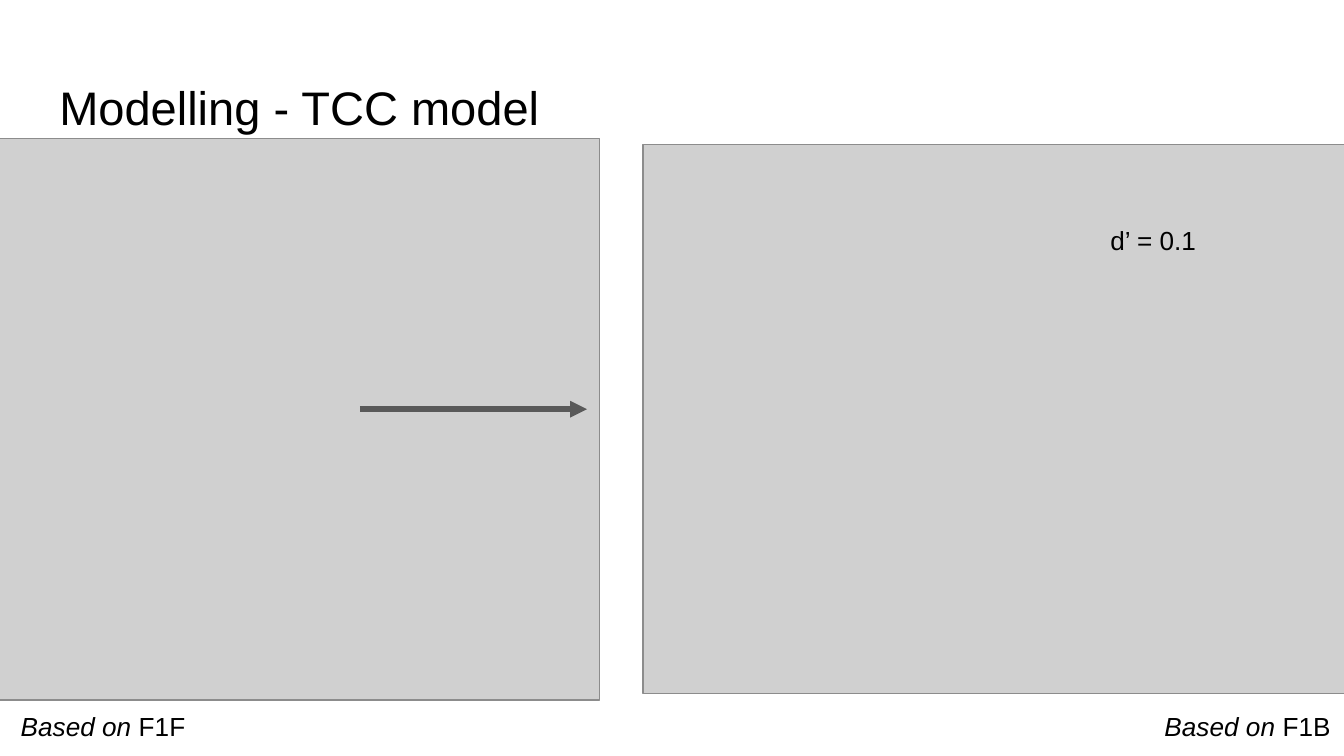
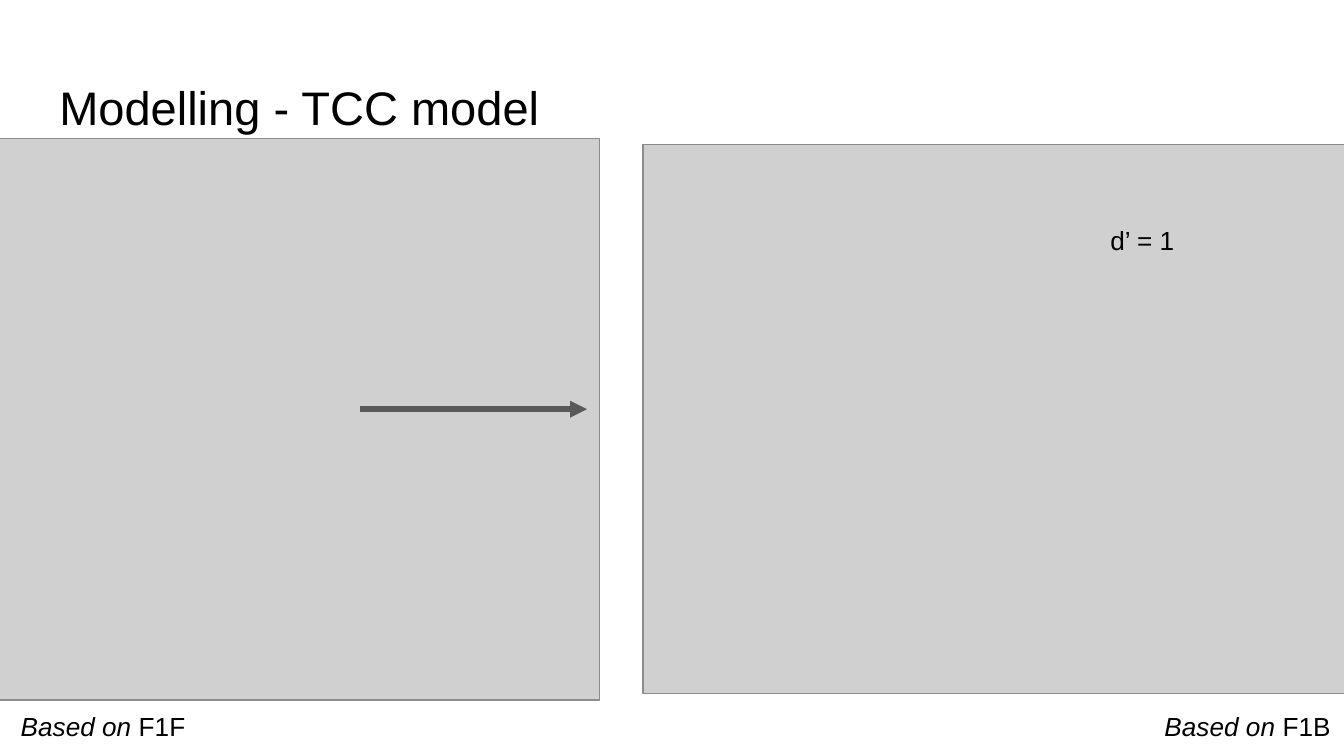
Before and after one commit to NEI-LSR/MacaqueColorCategories, a slide deck: slide 17 of Outputs/Presentations/20221130 Schurgin, Wixted & Brady (2020) LSR JC/20221130 Schurgin, Wixted & Brady (2020) LSR JC.pptx. Drawn at 1344x756 pixels with LibreOffice and Linux fonts; fonts in the diff are those of the drawing; grey boxes stand for pictures. Boxes give left, top, right and bottom in pixels: in the first picture for what was removed or moved away, otherwise in the second. Text is boxed around its words. In the diff, an @@ line names an element or a change of style, - is before the commit and + after.

```diff
--- a/Outputs/Presentations/20221130 Schurgin, Wixted & Brady (2020) LSR JC/20221130 Schurgin, Wixted & Brady (2020) LSR JC.pptx
+++ b/Outputs/Presentations/20221130 Schurgin, Wixted & Brady (2020) LSR JC/20221130 Schurgin, Wixted & Brady (2020) LSR JC.pptx
@@ text at [1110, 231, 1175, 251]: text changed @@
-d’ = 0.1
+d’ = 1
```
Also in this commit, not shown: 1 other slide changed, 1 other file.
